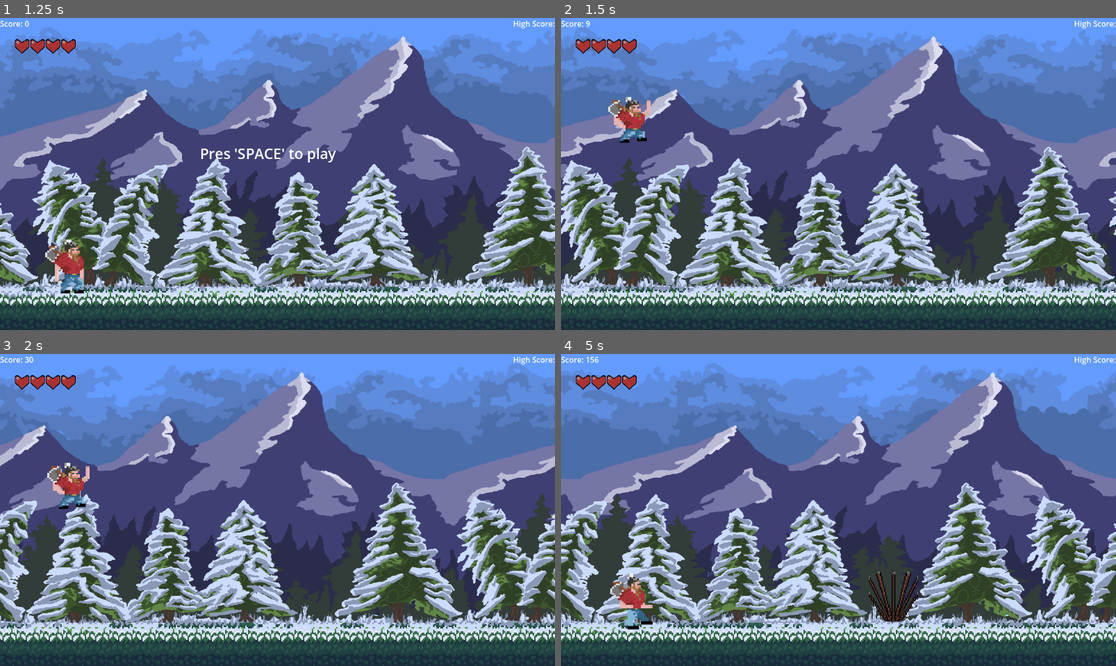
Above: before the commit, frames 1-4 (two rows, left to right).
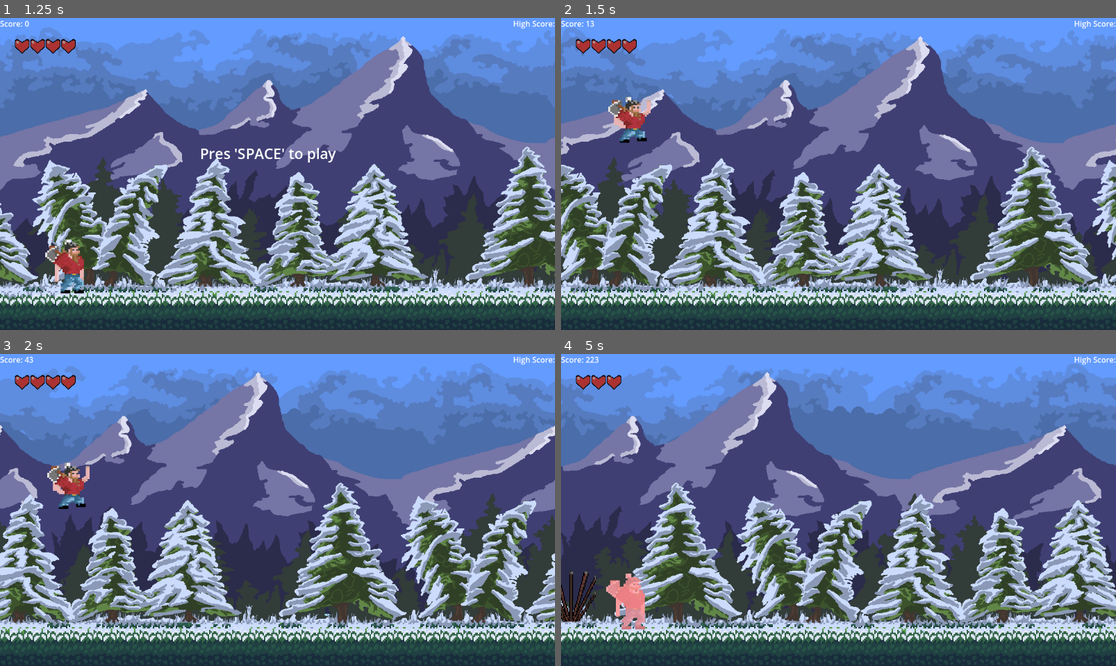
Above: after the commit, the same moments.

Repository: Dzino3/infiniterunner
Game: Godot game, scene res://main.tscn
The game is run twice, just before and just after one commit, with the same random seed, the same clock (stepped at 60 frames per second) and the same inputs.
Inputs:
- Up to frame 1 (1.25 s): click "Play" at 0.5 s
- Up to frame 2 (1.5 s): tap Enter (ui_accept) at 1.25 s
- Up to frame 3 (2 s): tap Enter (ui_accept) at 1.52 s
- Up to frame 4 (5 s): tap Enter (ui_accept) at 2.27, 3.77, 4.52 s; hold Down (ui_down) 2.78-3.53 s

Frame 1 is identical in both runs. In frame 2, 40% of the frame differs, in the area x 0-100%, y 0-93%; in frame 3, 55%; in frame 4, 58%.

Commit message:
health restart fix

Diff:
--- a/game.gd
+++ b/game.gd
@@ -15,7 +15,7 @@
 var score : int
 const SCORE_MODIFIER : int = 10
 var speed : float
-const START_SPEED : float = 7
+const START_SPEED : float = 10
 const MAX_SPEED : int = 25
 const SPEED_MODIFIER : int = 4000
 var screen_size : Vector2i
@@ -26,7 +26,7 @@
 const MAX_DIFFICULTY : int = 2
 var high_score: int
 var health : int
-var MAX_HEALTH : int = 4
+const MAX_HEALTH : int = 4
 
 # Called when the node enters the scene tree for the first time.
 func _ready():
@@ -35,7 +35,6 @@
 	$GameOver.get_node("Button").pressed.connect(new_game)
 	$GameOver.get_node("Button2").pressed.connect(quit)
 	new_game()
-	heartsContainer.setMaxHearts(MAX_HEALTH)
 
 func new_game():
 	score = 0
@@ -44,6 +43,10 @@
 	get_tree().paused = false
 	difficulty = 0
 	health = MAX_HEALTH
+	for n in heartsContainer.get_children():
+		heartsContainer.remove_child(n)
+		n.queue_free()
+	heartsContainer.setMaxHearts(MAX_HEALTH)
 
 	for obs in obstacles:
 		obs.queue_free()
@@ -123,12 +126,11 @@
 	if body.name == "Player":
 		if health == 1:
 			$Player.get_node("AnimatedSprite2D").play("hurt")
+			#heartsContainer.updateHearts(health)
 			game_over()
 		else:
 			health -= 1
-			print(health)
 			heartsContainer.updateHearts(health)
-			print(health)
 			$Player.get_node("AnimatedSprite2D").play("hurt")
 			$Player.get_node("Effects").play("hurt_blink")
 			$Player.get_node("HurtTimer").start()
--- a/heart_container.gd
+++ b/heart_container.gd
@@ -16,7 +16,6 @@
 		var heart = HeartGuiClass.instantiate()
 		add_child(heart)
 
-
 func updateHearts(currentHealth: int):
 	var hearts = get_children()
 
@@ -25,3 +24,8 @@
 
 	for i in range(currentHealth, hearts.size()):
 		hearts[i].update(false)
+
+func resetHearts(max: int):
+	var hearts = get_children()
+	if hearts.size() > max:
+		hearts[max+1].update(true)
